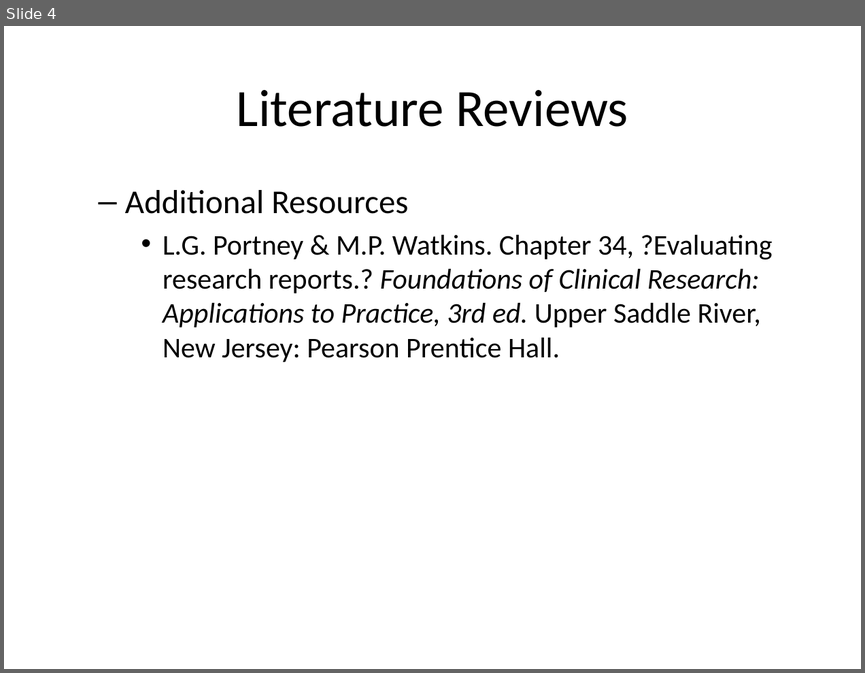
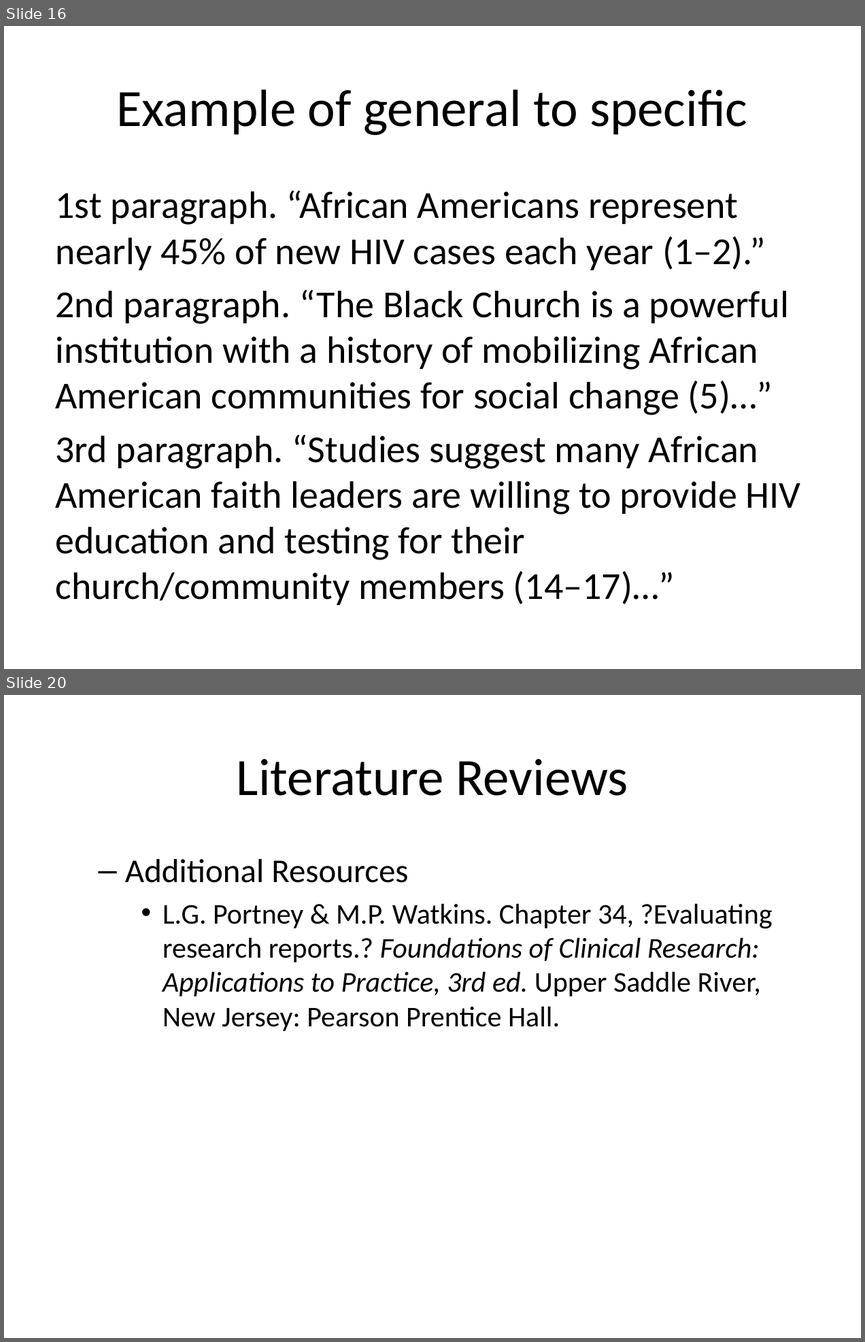
Before and after one commit to classes-medb/5510, a slide deck: doc/video-03-literature-review.pptx. Shown one above the other, each under a label of ours: slide 4 before the commit, slides 16 and 20 after it; the slides between them are not shown. The pictures are 865x673 and 865x1342 pixels, drawn with LibreOffice and Linux fonts; fonts in the diff are those of the drawing. Boxes give left, top, right and bottom in pixels: in the first picture for what was removed or moved away, otherwise in the second. Text is boxed around its words. In the diff, an @@ line names an element or a change of style, - is before the commit and + after.

Commit message:
Real-life examples on video3

```diff
--- a/doc/video-03-literature-review.pptx
+++ b/doc/video-03-literature-review.pptx
@@ slide 16 added at [4,26,861,669], background #FFFFFF @@
@@ title added at [116,89,747,135], 44 pt, text #000000 @@
+Example of general to specific
@@ text added at [56,190,801,605], 32 pt, text #000000 @@
+1st paragraph. “African Americans represent nearly 45% of new HIV cases each year (1–2).”
+2nd paragraph. “The Black Church is a powerful institution with a history of mobilizing African American communities for social change (5)…”
+3rd paragraph. “Studies suggest many African American faith leaders are willing to provide HIV education and testing for their church/community members (14–17)…”
@@ what was slide 4 is now slide 20 @@
```
Also in this commit, not shown: 2 slides changed, 16 other slides added, 2 slides removed, 1 other file.
